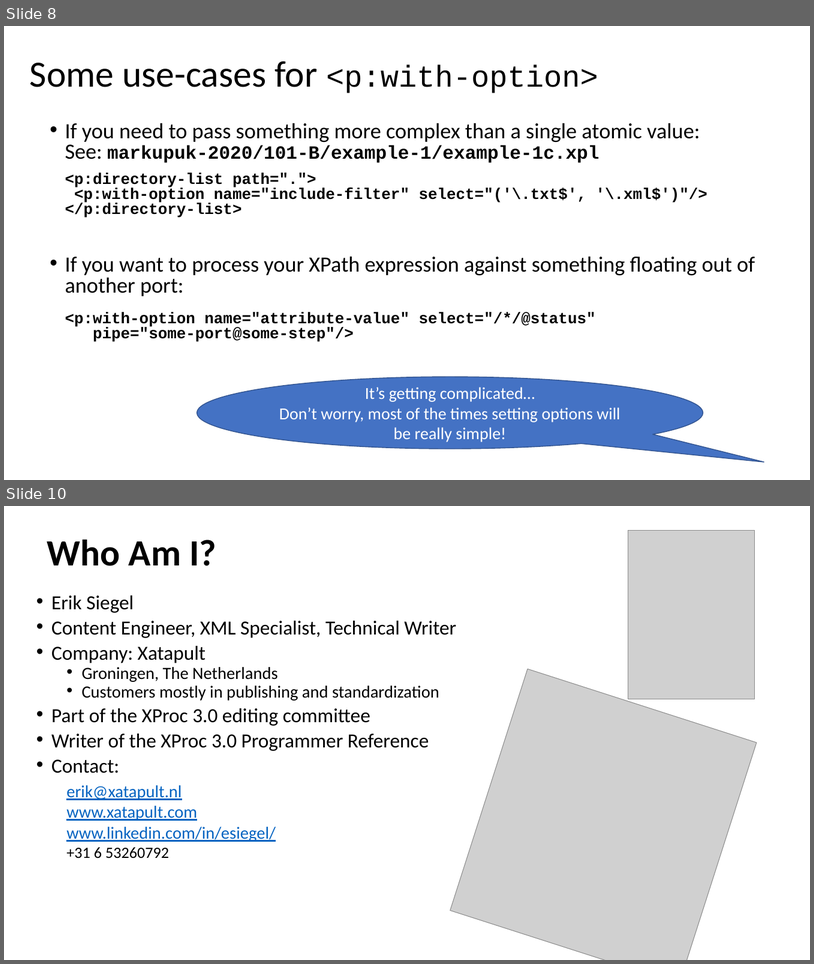
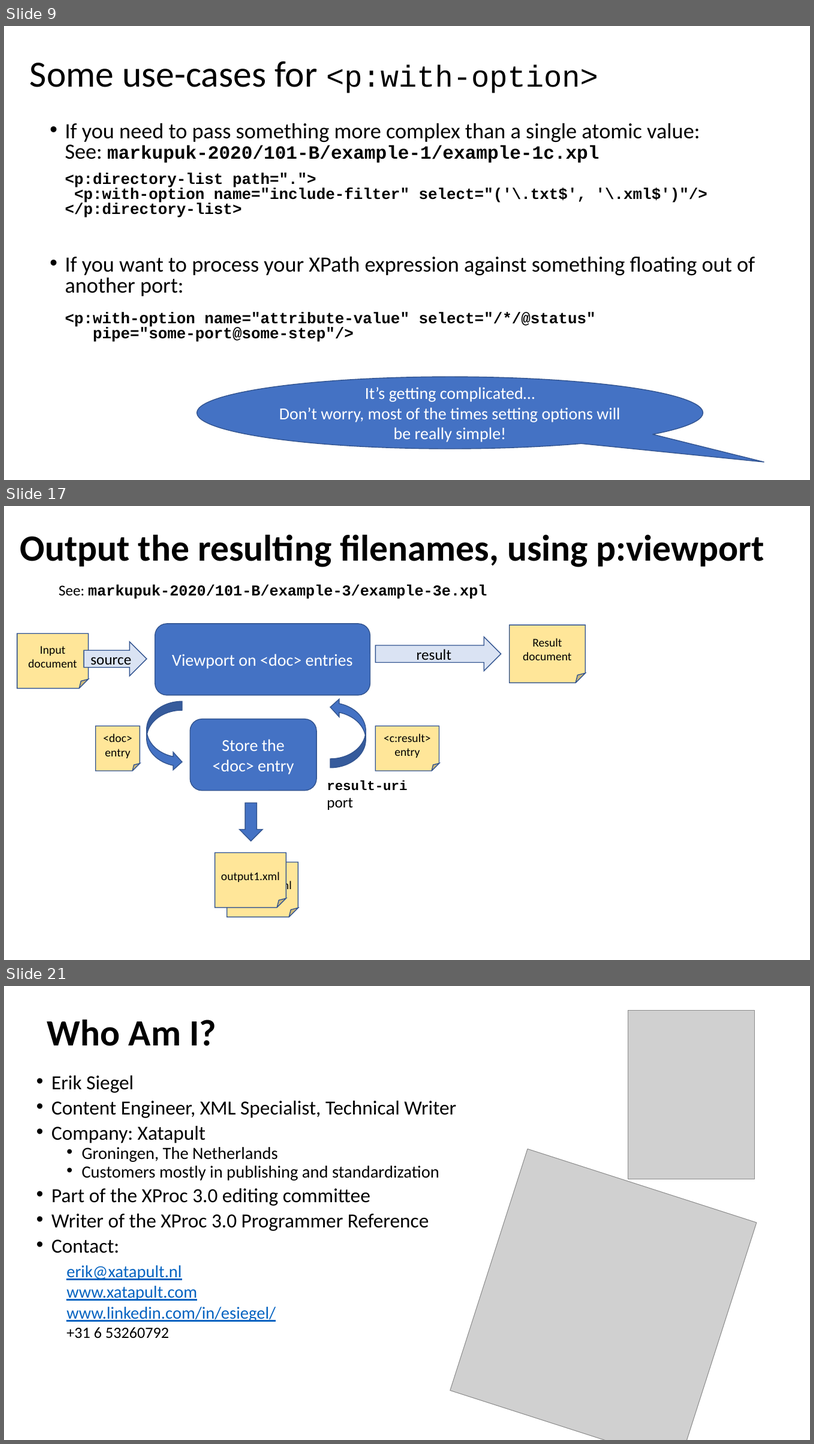
Before and after one commit to xatapult/markupuk-2020, a slide deck: 101-B/presentation/markupuk-2020-101-B.pptx. Shown one above the other, each under a label of ours: slides 8 and 10 before the commit, slides 9, 17 and 21 after it; the slides between them are not shown. The pictures are 814x964 and 814x1444 pixels, drawn with LibreOffice and Linux fonts; fonts in the diff are those of the drawing; grey boxes stand for pictures; background and template pictures are left out. Boxes give left, top, right and bottom in pixels: in the first picture for what was removed or moved away, otherwise in the second. Text is boxed around its words. In the diff, an @@ line names an element or a change of style, - is before the commit and + after.

```diff
--- a/101-B/presentation/markupuk-2020-101-B.pptx
+++ b/101-B/presentation/markupuk-2020-101-B.pptx
@@ slide 17 added at (x1=4, y1=506, x2=810, y2=960), background #FFFFFF @@
@@ title added at (x1=20, y1=534, x2=765, y2=567), 44 pt, text #000000, bold @@
+Output the resulting filenames, using p:viewport
@@ text added at (x1=59, y1=585, x2=487, y2=599), 18 pt, text #000000, bold @@
+See: markupuk-2020/101-B/example-3/example-3e.xpl
@@ rounded rectangle added at (x1=155, y1=624, x2=371, y2=695), fill #4472C4, outline #325491 1 pt, 20 pt, text #FFFFFF @@
+Viewport on <doc> entries
@@ folded corner added at (x1=510, y1=625, x2=585, y2=682), fill #FFE699, outline #325491 1 pt, 14 pt, text #000000 @@
+Result document
@@ folded corner added at (x1=17, y1=634, x2=89, y2=688), fill #FFE699, outline #325491 1 pt, 14 pt, text #000000 @@
+Input document
@@ right arrow added at (x1=84, y1=642, x2=147, y2=675), fill #DAE3F3, outline #325491 1 pt, 18 pt, text #000000 @@
+source
@@ right arrow added at (x1=375, y1=637, x2=501, y2=670), fill #DAE3F3, outline #325491 1 pt, 18 pt, text #000000 @@
+result
@@ curved right arrow added at (x1=147, y1=702, x2=182, y2=771), fill #4472C4, outline #325491 1 pt @@
@@ curved right arrow added at (x1=330, y1=699, x2=366, y2=768), fill #4472C4, outline #325491 1 pt @@
@@ rounded rectangle added at (x1=191, y1=719, x2=317, y2=790), fill #4472C4, outline #325491 1 pt, 20 pt, text #FFFFFF @@
+Store the <doc> entry
@@ folded corner added at (x1=96, y1=726, x2=140, y2=771), fill #FFE699, outline #325491 1 pt, 14 pt, text #000000 @@
+<doc> entry
@@ folded corner added at (x1=375, y1=726, x2=439, y2=771), fill #FFE699, outline #325491 1 pt, 14 pt, text #000000 @@
+<c:result>entry
@@ text added at (x1=327, y1=780, x2=407, y2=810), 16 pt, text #000000, bold @@
+result-uri
+port
@@ down arrow added at (x1=239, y1=802, x2=263, y2=841), fill #4472C4, outline #325491 1 pt @@
@@ folded corner added at (x1=215, y1=853, x2=287, y2=907), fill #FFE699, outline #325491 1 pt, 14 pt, text #000000 @@
+output1.xml
@@ folded corner added at (x1=227, y1=862, x2=299, y2=917), fill #FFE699, outline #325491 1 pt, 14 pt, text #000000 @@
+output2.xml
@@ what was slide 8 is now slide 9 @@
@@ what was slide 10 is now slide 21 @@
```
Also in this commit, not shown: 3 slides changed, 10 other slides added, 13 other files.
